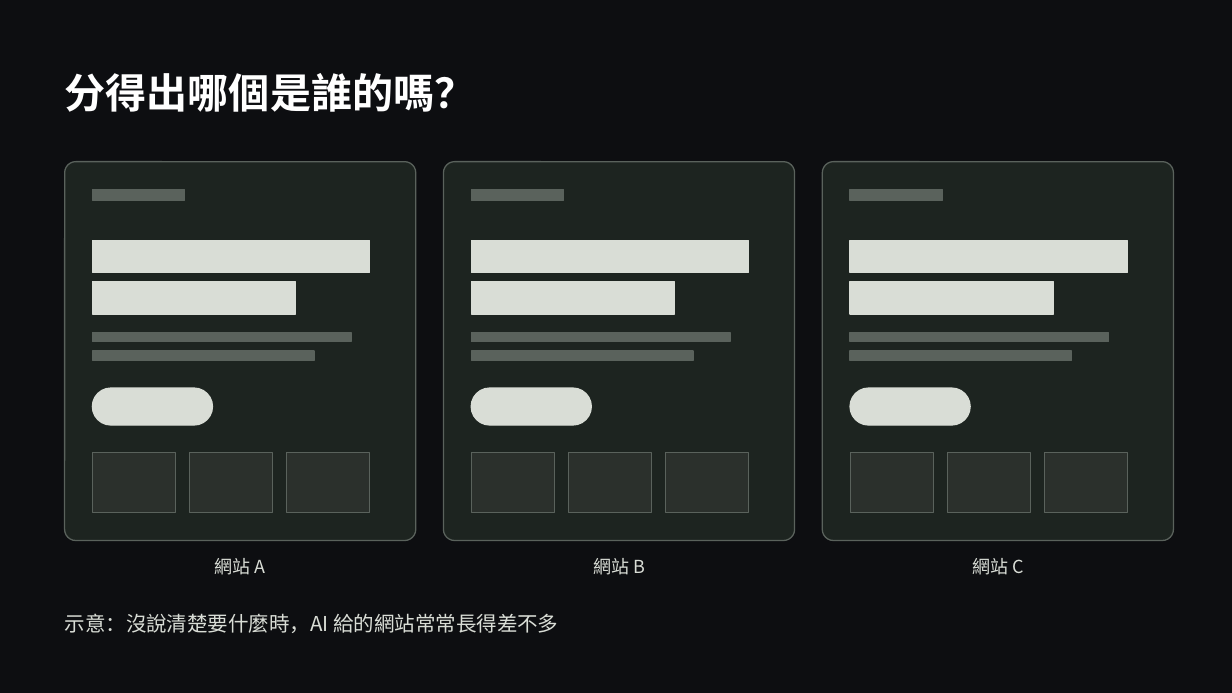
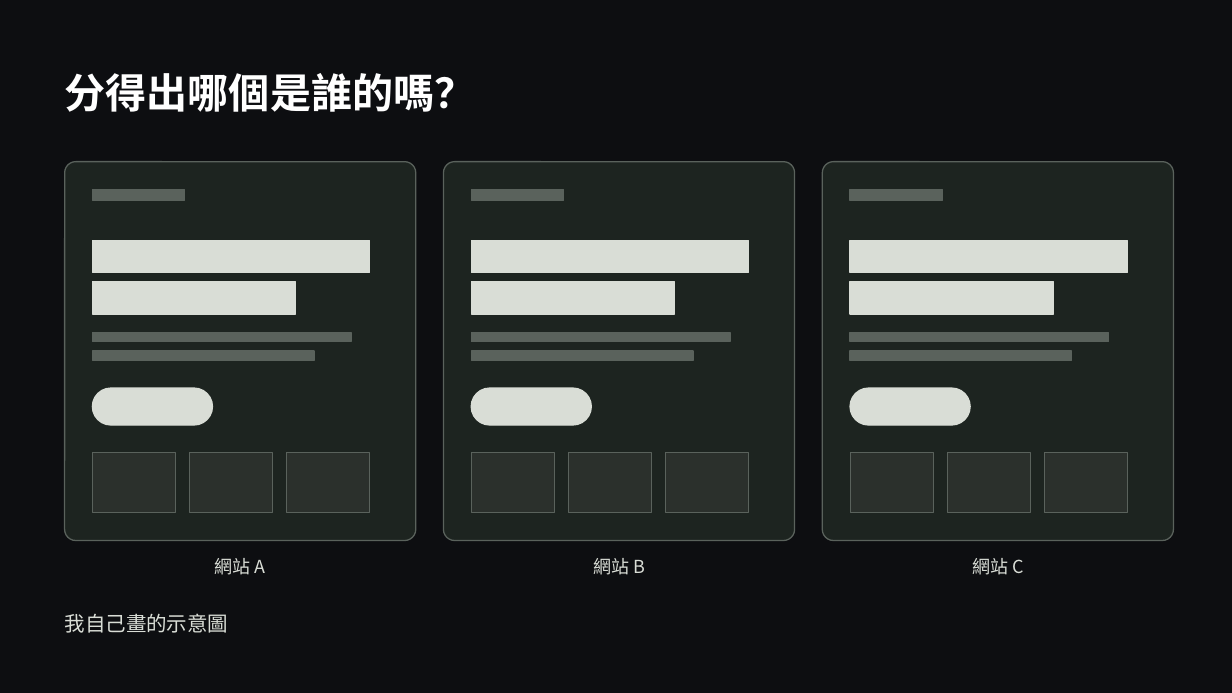
Before and after one commit to ChewyChloe/Sketch2Site, a slide deck: slide 2 of docs/demo-day/Sketch2Site-DemoDay-v1.pptx. Drawn at 1232x693 pixels with LibreOffice and Linux fonts; fonts in the diff are those of the drawing. Boxes give left, top, right and bottom in pixels: in the first picture for what was removed or moved away, otherwise in the second. Text is boxed around its words. In the diff, an @@ line names an element or a change of style, - is before the commit and + after.

```diff
--- a/docs/demo-day/Sketch2Site-DemoDay-v1.pptx
+++ b/docs/demo-day/Sketch2Site-DemoDay-v1.pptx
@@ text at (x1=65, y1=613, x2=229, y2=633): text changed @@
-示意：沒說清楚要什麼時，AI 給的網站常常長得差不多
+我自己畫的示意圖
```
Also in this commit, not shown: 8 other slides changed, 1 slide removed, 6 other files.
